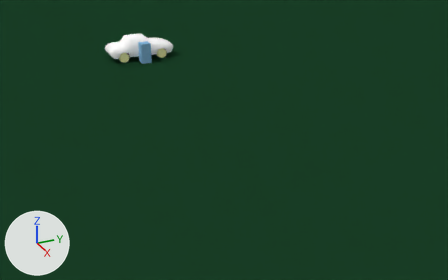
The Blender file Driver.blend: old version first, new version second.
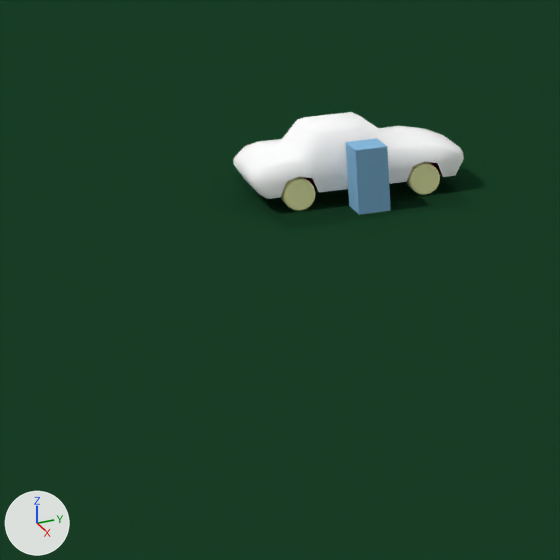
Old and new are each drawn whole from a 50 mm lens placed at (30.64, -8.92, 9.6), pointed at (3.67, 3.21, -3.89) and again close up on the part from 8% to 45% of the width and 0% to 60% of the height. The lights are fixed; the arrows at lower left show +X, +Y and +Z.

In view in the first close-up: 'Car_visual', 'Car_wheel_1', 'Car_wheel_3', 'Platform', 'Player', 'Terrain'.
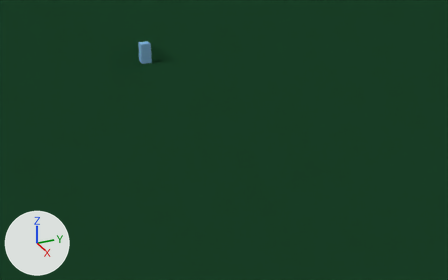
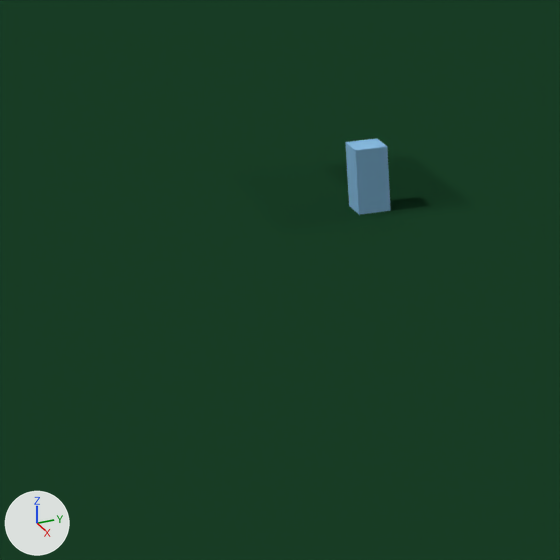
ob_car is not drawn itself; it is the parent of ob_car_steering_wheel, ob_car_driver_seat, ob_car_visual, ob_car_door_sensor, ob_car_wheel_1, ob_car_wheel_3, ob_car_wheel_2, ob_car_wheel_0.

Changed parts and their boxes (x1, y1, x2, y2) in the close-ups (560 x 560 px):
'Car_visual', hidden: before (233, 112, 464, 199)
'Car_wheel_3', hidden (green): before (281, 177, 316, 211)
'Car_wheel_1', hidden (yellow): before (407, 162, 440, 195)

The change, as a diff of the scene's bpy script:
```diff
--- a/Driver.blend.py
+++ b/Driver.blend.py
@@ ob_car @@
 ob_car = bpy.data.objects.new('Car', me_car)
-ob_car.location = (0.0, 0.0, 0.25)
+ob_car.location = (0.0, 0.0, 0.0)
 ob_car.hide_render = True
@@ ob_car_visual @@
 _m = ob_car_visual.modifiers.new('Mirror', 'MIRROR')
+ob_car_visual.hide_set(True)  # its collection is switched off
@@ ob_car_wheel_1 @@
 ob_car_wheel_1.location = (0.6, 1.0, 0.0)
+ob_car_wheel_1.hide_set(True)  # its collection is switched off
@@ ob_car_wheel_3 @@
 ob_car_wheel_3.location = (0.6, -1.0, 0.0)
+ob_car_wheel_3.hide_set(True)  # its collection is switched off
```
